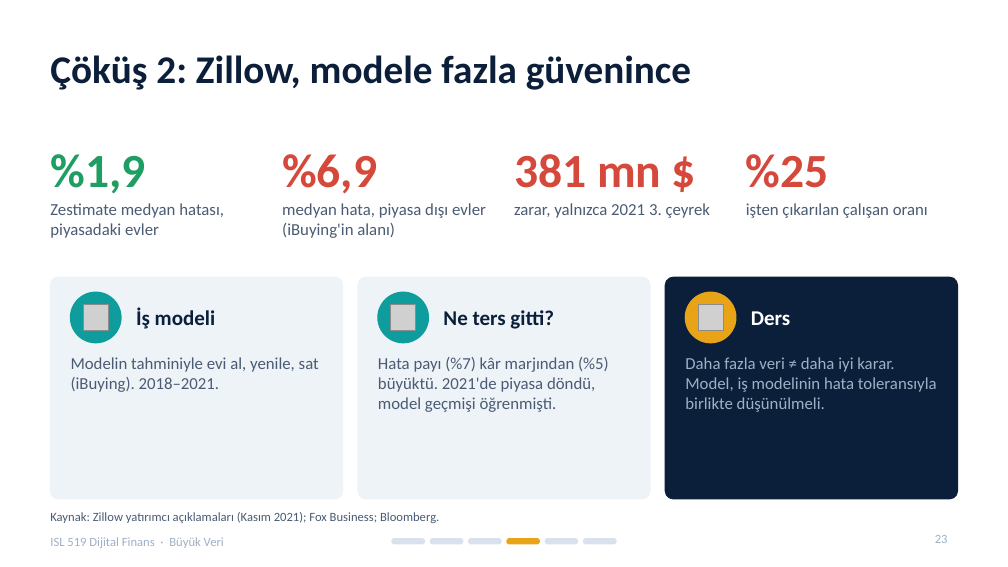
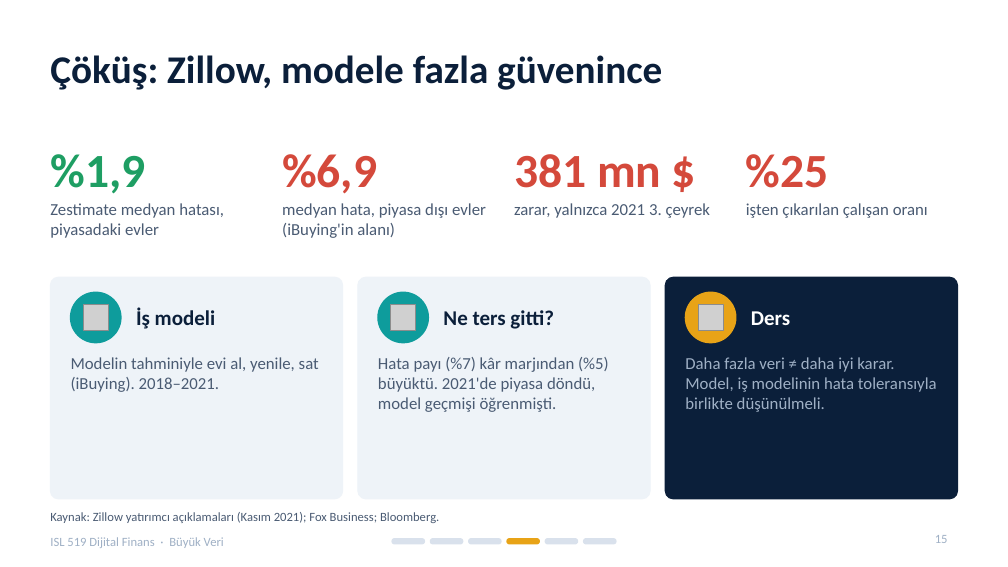
Before and after one commit to Batuhandac/batu, a slide deck: slide 15 of sunum/Buyuk_Veri_Sunum.pptx (slide 23 before the commit). Drawn at 1008x567 pixels with LibreOffice and Linux fonts; fonts in the diff are those of the drawing; grey boxes stand for pictures. Boxes give left, top, right and bottom in pixels: in the first picture for what was removed or moved away, otherwise in the second. Text is boxed around its words. In the diff, an @@ line names an element or a change of style, - is before the commit and + after.

```diff
--- a/sunum/Buyuk_Veri_Sunum.pptx
+++ b/sunum/Buyuk_Veri_Sunum.pptx
@@ title at bbox=[50, 55, 662, 90]: text changed @@
-Çöküş 2: Zillow, modele fazla güvenince
+Çöküş: Zillow, modele fazla güvenince
@@ page number at bbox=[935, 535, 948, 543]: text changed @@
-23
+15
```
Also in this commit, not shown: 5 other slides changed, 12 slides removed, 5 other files.
